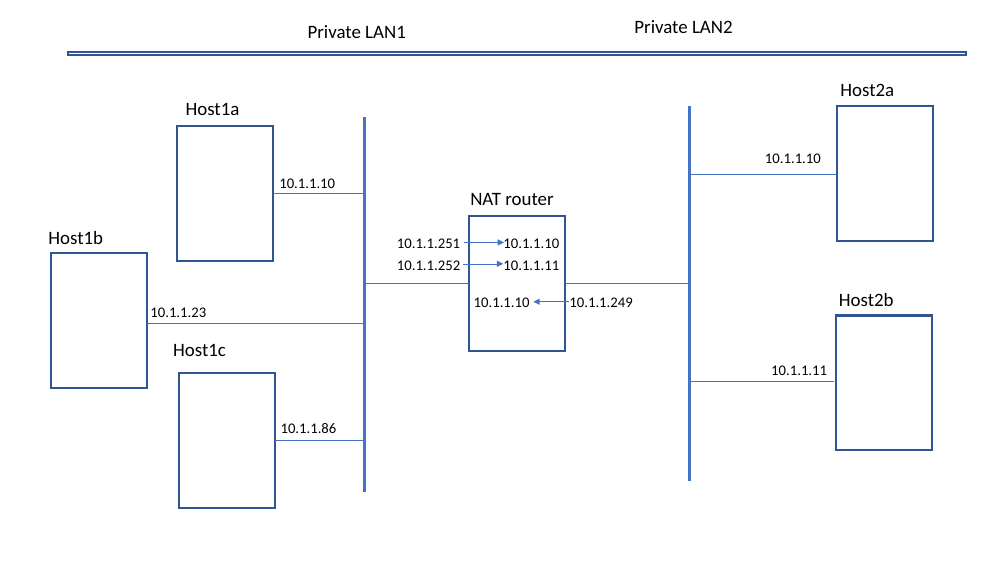
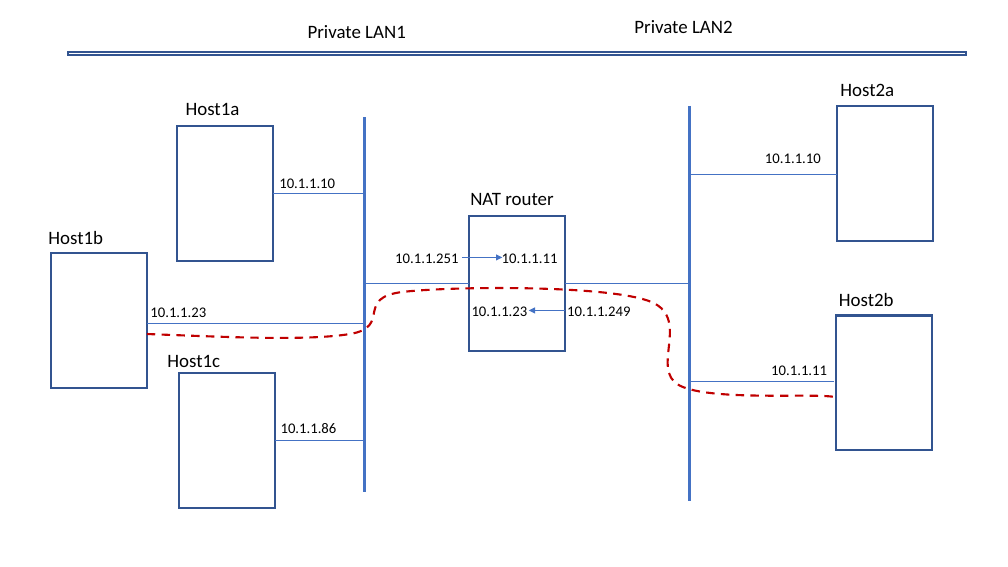
Before and after one commit to fordsfords/fordsfords.github.io, a slide deck: slide 1 of nat2.pptx. Drawn at 1008x567 pixels with LibreOffice and Linux fonts; fonts in the diff are those of the drawing. Boxes give left, top, right and bottom in pixels: in the first picture for what was removed or moved away, otherwise in the second. Text is boxed around its words. In the diff, an @@ line names an element or a change of style, - is before the commit and + after.

```diff
--- a/nat2.pptx
+++ b/nat2.pptx
@@ line moved from (690, 106) - (690, 482) to (690, 106) - (690, 501) @@
@@ text at (x1=395, y1=253, x2=558, y2=263): text changed @@
-10.1.1.251 10.1.1.10
+10.1.1.251 10.1.1.11
@@ text removed at (x1=397, y1=260, x2=559, y2=270) @@
-10.1.1.252 10.1.1.11
@@ arrow moved from (464, 243) - (504, 243) to (462, 258) - (502, 258) @@
@@ arrow removed from (463, 264) to (504, 264) @@
@@ freeform shape added at (x1=147, y1=288, x2=836, y2=398), outline #C00000 2 pt dashed @@
@@ text at (x1=472, y1=306, x2=630, y2=316): text changed @@
-10.1.1.10 10.1.1.249
+10.1.1.23 10.1.1.249
@@ arrow moved from (569, 302) - (534, 302) to (565, 311) - (529, 311) @@
@@ text "Host1c" moved from (x1=173, y1=344, x2=226, y2=356) to (x1=167, y1=355, x2=220, y2=367) @@
```
Also in this commit, not shown: 1 other file.
